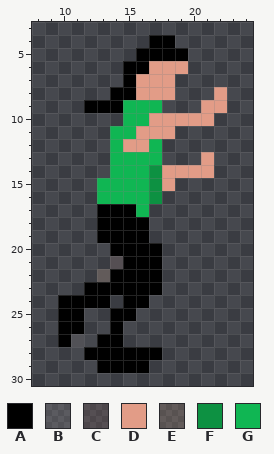
Two states of a pixel-art sprite, Unity/Assets/Objects/Player/Sprites/Jumping Girl/girlJump01.png. Above: the version before the commit.
The file is 32x32 pixels. Pixels under 10% opacity are left out. Shown: x 8..24, y 3..30. The old version is drawn lined up with the new one.
Palette (. is transparent): A #000000  B #beb7b52c  C #8c6a6638  D #e29c87  E #b9997f3d  F #0d9142  G #10b653
Pixels before, first column x 10:
 4 .......AA....
 5 ......AAAA...
 6 .....AADDD...
 7 .....ADDD....
 8 ....AADDD...D
 9 ..AAAGGG...DD
10 .....GGDDDDD.
11 ....GGDDD....
12 ....GDDG.....
13 ....GGGG...D.
14 ....GGGFDDDD.
15 ...GGGGFD....
16 ...GGGGF.....
17 ...AAAG......
18 ...AAAA......
19 ...AAAA......
20 ....AAAA.....
21 ....CAAA.....
22 ...EAAAA.....
23 ..AAAAAA.....
24 AAAA.AA......
25 AA..AA.......
26 AA..A........
27 AB.AA........
28 ..AAAAAA.....
29 ...AAAA......
The same view after the edit:
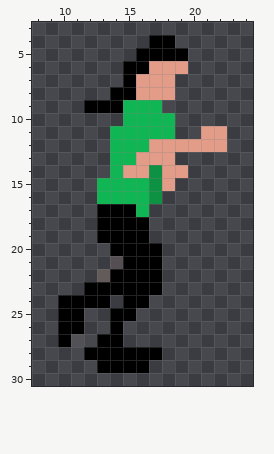
The author wrote: smooth jump->fall->land
Changes in this commit:
whole drawing moved by +1,+1 (the old picture is shown already moved)
Changed rows in their new state; - is an unchanged pixel.
first column x 15:
 8 -------.
 9 ------..
10 --GG...-
11 -GGG--DD
12 GGDDDDDD
13 -DDD--.-
14 DD---..-
Boxes around the changes in both pictures, in picture pixels (x1, y1, x2, y2):
changed: (123, 87, 227, 178)
